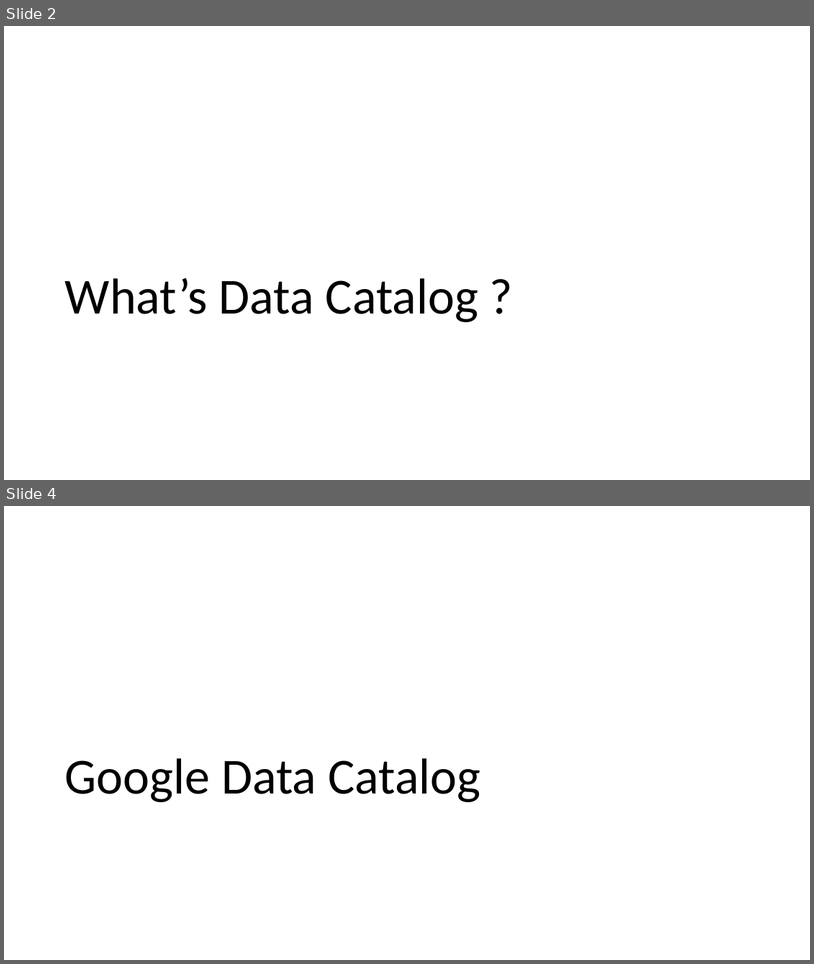
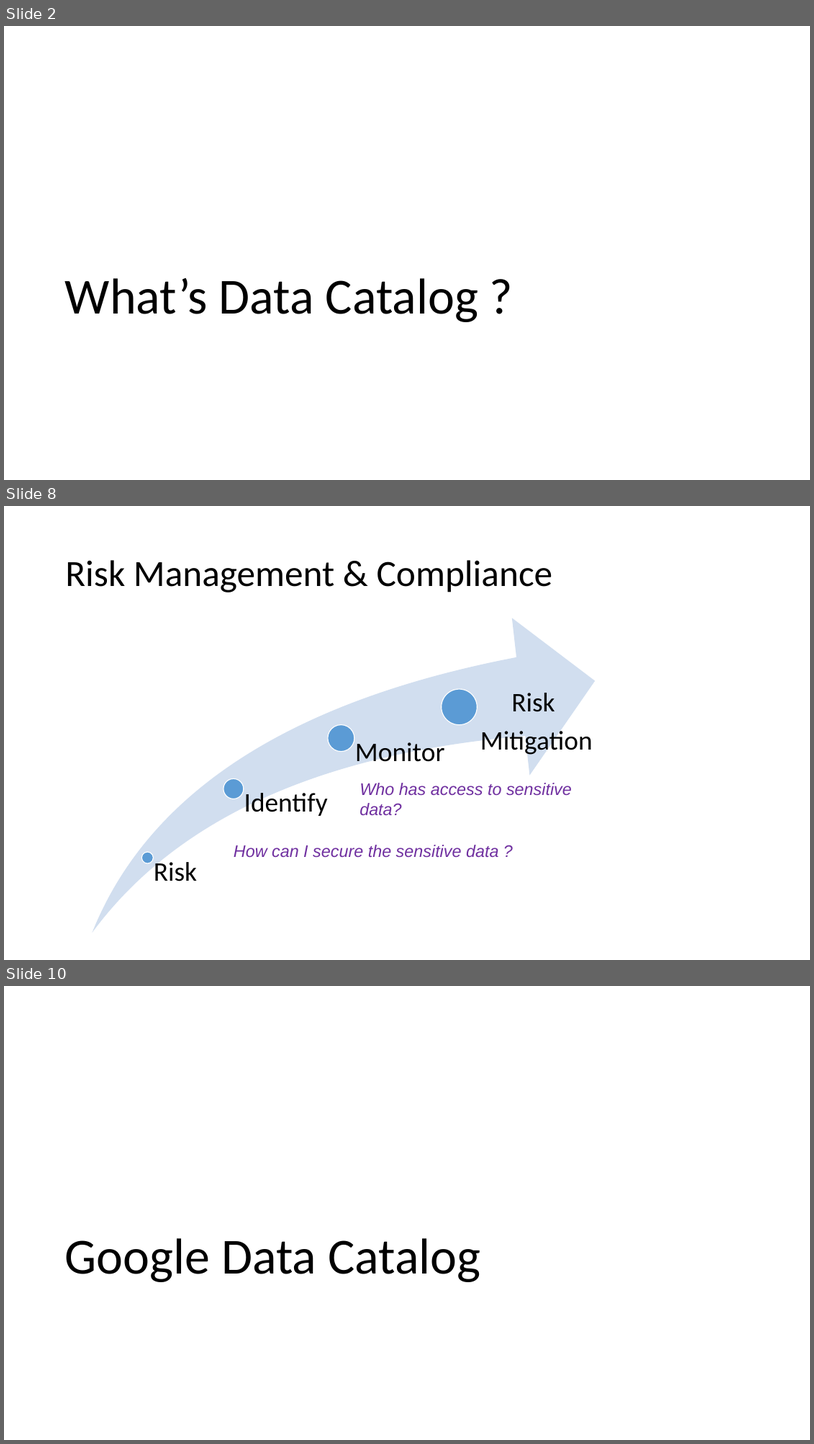
Before and after one commit to WuBenson/DataCatalog, a slide deck: Data Catalog.pptx. Shown one above the other, each under a label of ours: slides 2 and 4 before the commit, slides 2, 8 and 10 after it; the slides between them are not shown. The pictures are 814x964 and 814x1444 pixels, drawn with LibreOffice and Linux fonts; fonts in the diff are those of the drawing. Boxes give left, top, right and bottom in pixels: in the first picture for what was removed or moved away, otherwise in the second. Text is boxed around its words. In the diff, an @@ line names an element or a change of style, - is before the commit and + after.

```diff
--- a/Data Catalog.pptx
+++ b/Data Catalog.pptx
@@ slide 8 added at <box>4,506,810,960</box>, background #FFFFFF @@
@@ title added at <box>65,560,553,592</box>, 44 pt, text #000000 @@
+Risk Management & Compliance
@@ group added at <box>93,618,596,932</box>: 4 ellipses, 4 texts, 1 swoosh arrow @@
+Risk
+Identify
+Monitor
+Risk
+Mitigation
@@ text added at <box>360,782,572,816</box>, 20 pt, text #7030A0, italic @@
+Who has access to sensitive data?
@@ text added at <box>234,844,499,857</box>, 20 pt, text #7030A0, italic @@
+How can I secure the sensitive data ?
@@ what was slide 4 is now slide 10 @@
```
Also in this commit, not shown: 2 slides changed, 9 other slides added.
